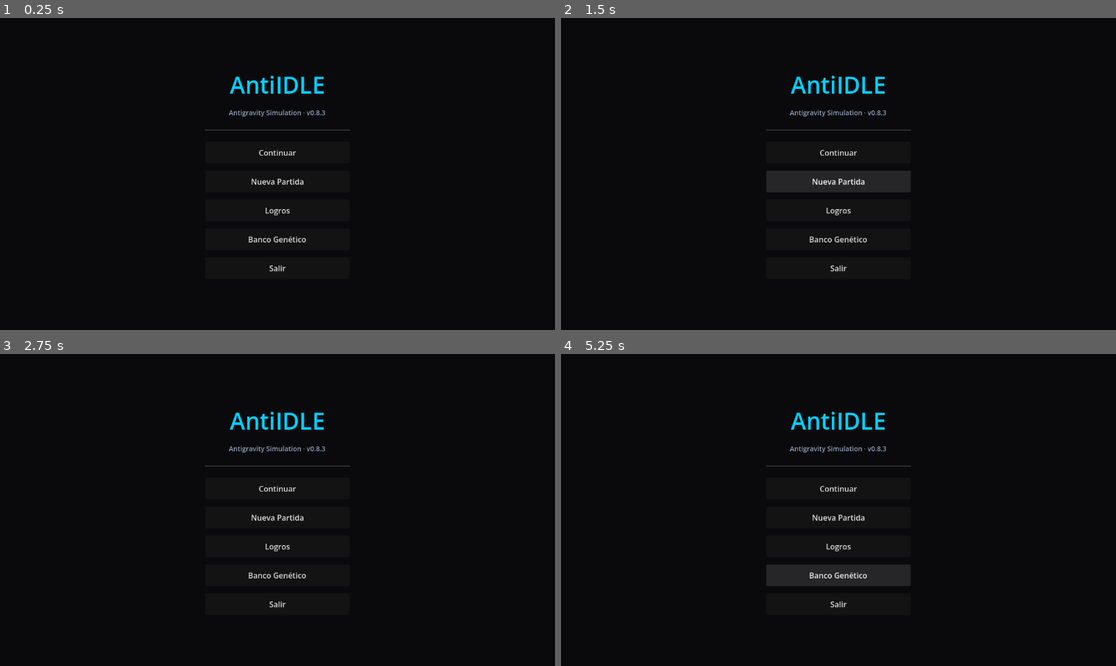
Above: before the commit, frames 1-4 (two rows, left to right).
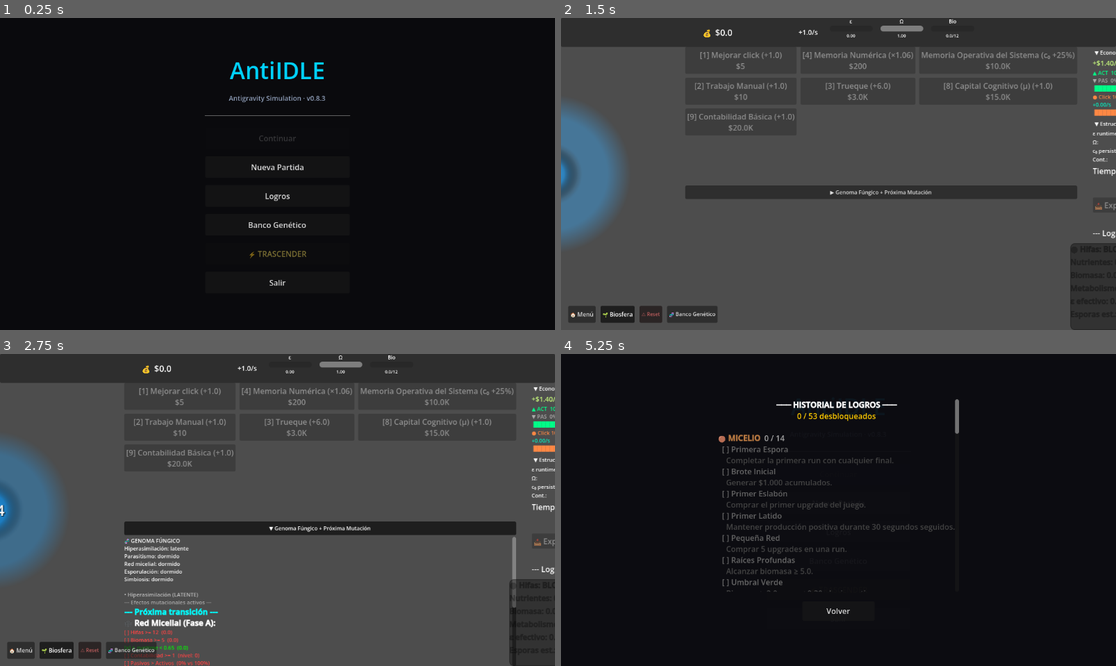
Above: after the commit, the same moments.

Repository: amurito/godot-idle-game
Game: Godot game, scene res://MainMenu.tscn
The game is run twice, just before and just after one commit, with the same random seed, the same clock (stepped at 60 frames per second) and the same inputs.
Inputs (mouse positions are in pixels of both pictures, inside the frame that each line leads up to):
- Up to frame 1 (0.25 s): no input
- Up to frame 2 (1.5 s): click (838, 152) at 0.5 s, where only the run before the commit has a clickable "Continuar"; click "Nueva Partida" at 1.25 s
- Up to frame 3 (2.75 s): click (321, 528) at 2 s, where only the run after the commit has a clickable "▶ Genoma Fúngico + Próxima Mu…"
- Up to frame 4 (5.25 s): click (882, 528) at 2.75 s, where only the run after the commit has a clickable "▼ Genoma Fúngico + Próxima Mu…"; click (583, 650) at 3.5 s, where only the run after the commit has a clickable "🏠 Menú"; click "Logros" at 4.25 s; click "Banco Genético" at 5 s

The runs differ from the first frame. In frame 1, 2.1% of the frame differs, in the area x 36-64%, y 13-86%; in frame 2, 99%, in the area x 0-100%, y 0-100%; in frame 3, 96%; in frame 4, 4.8%.
Error before the commit: Parse Error: Cannot find member "MYTHIC" in base "AchievementManager.gd.Tier". (res://AchievementManager.gd:366)
Error after the commit: Invalid call. Nonexistent function 'get_save_data' in base 'Control (main.gd)'. (res://SaveManager.gd:13)

Commit message:
fix: AchievementManager Tier.MYTHIC + debug time skip en lab_mode
- Agrega Tier.MYTHIC al enum + TIER_NAMES/COLORS/ICONS (🟣 púrpura)
- _eval_reino_subterraneo omite MYTHIC igual que ANCESTRAL
- Corrige error cascade "DEFS isn't a constant expression" causado por MYTHIC indefinido
- Debug time skip gateado por lab_mode: F7=+5min, F12=+30min, Backspace=reset
- Evita conflictos con shortcuts de Godot (F8=stop, F9=pause)
- Actualiza roadmap_actual.md a v0.9.9 con estado real del proyecto

Co-Authored-By: Claude Sonnet 4.6 <noreply@anthropic.com>

Diff:
--- a/AchievementManager.gd
+++ b/AchievementManager.gd
@@ -12,25 +12,28 @@
 signal achievement_unlocked(id: String, def: Dictionary)
 
 # ──────────────────────── TIERS ────────────────────────
-enum Tier { MICELIO, ESPORA, FRUTO, ANCESTRAL }
+enum Tier { MICELIO, ESPORA, FRUTO, ANCESTRAL, MYTHIC }
 
 const TIER_NAMES := {
 	Tier.MICELIO:   "MICELIO",
 	Tier.ESPORA:    "ESPORA",
 	Tier.FRUTO:     "FRUTO",
 	Tier.ANCESTRAL: "ANCESTRAL",
+	Tier.MYTHIC:    "MYTHIC",
 }
 const TIER_COLORS := {
 	Tier.MICELIO:   Color(0.72, 0.48, 0.25),
 	Tier.ESPORA:    Color(0.90, 0.90, 0.92),
 	Tier.FRUTO:     Color(1.00, 0.80, 0.25),
 	Tier.ANCESTRAL: Color(0.85, 0.20, 0.30),
+	Tier.MYTHIC:    Color(0.55, 0.10, 0.85),
 }
 const TIER_ICONS := {
 	Tier.MICELIO:   "🟤",
 	Tier.ESPORA:    "⚪",
 	Tier.FRUTO:     "🟡",
 	Tier.ANCESTRAL: "🔴",
+	Tier.MYTHIC:    "🟣",
 }
 
 # TOAST LEVELS
@@ -747,7 +750,7 @@
 func _eval_reino_subterraneo(_s: Dictionary) -> bool:
 	for id in DEFS:
 		var def: Dictionary = DEFS[id]
-		if def["tier"] == Tier.ANCESTRAL: continue
+		if def["tier"] == Tier.ANCESTRAL or def["tier"] == Tier.MYTHIC: continue
 		if not is_unlocked(id): return false
 	return true
 
--- a/main.gd
+++ b/main.gd
@@ -1764,6 +1764,19 @@
 			if click_scroll: click_scroll.visible = lab_mode
 			print("🔬 Lab Mode: %s" % ("ON" if lab_mode else "OFF"))
 
+		# ── DEBUG TIME SKIP (solo en lab_mode) ──────────────────────
+		if lab_mode:
+			match event.keycode:
+				KEY_F7:
+					run_time += 300.0   # +5 min
+					add_lap("⏩ DEBUG +5min → run_time %.0fs (%.1fmin)" % [run_time, run_time / 60.0])
+				KEY_F12:
+					run_time += 1800.0  # +30 min
+					add_lap("⏩ DEBUG +30min → run_time %.0fs (%.1fmin)" % [run_time, run_time / 60.0])
+				KEY_BACKSPACE:
+					run_time = 0.0      # reset a 0
+					add_lap("⏩ DEBUG run_time → 0s")
+
 		# Atajos de teclado 1-9 para comprar upgrades
 		const HOTKEY_UPGRADES := ["click", "auto", "trueque", "click_mult", "auto_mult",
 								  "trueque_net", "specialization", "cognitive", "accounting"]
Not shown, changed: docs/roadmaps/roadmap_actual.md
